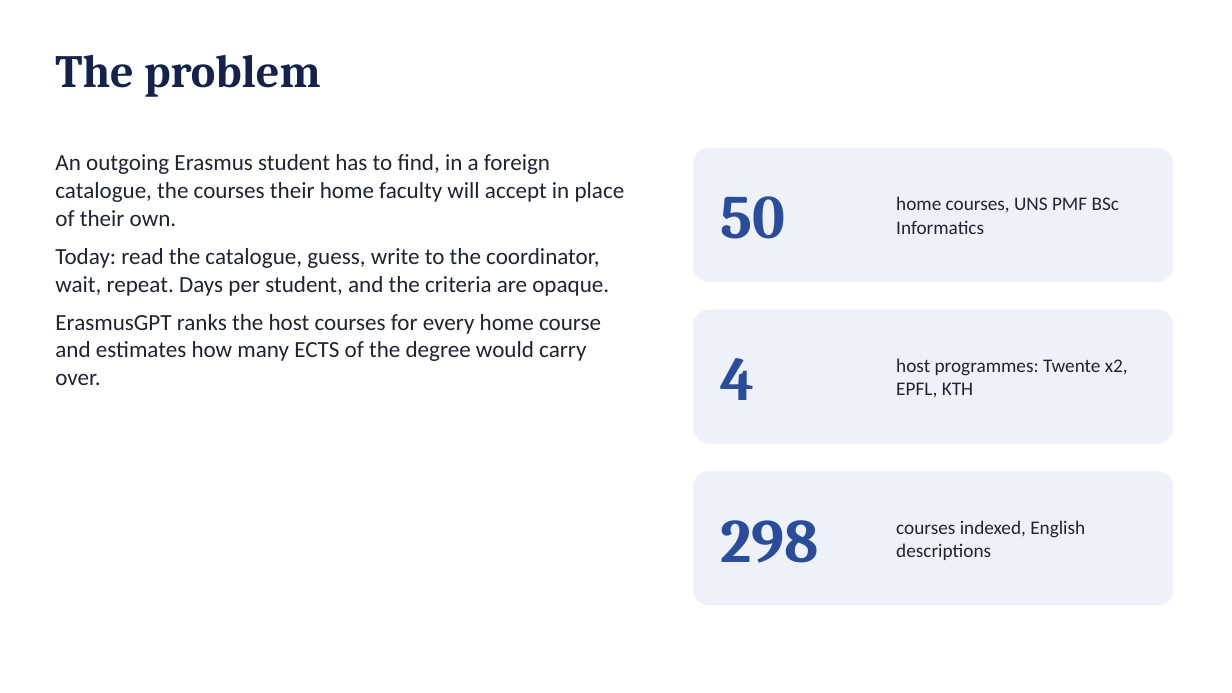
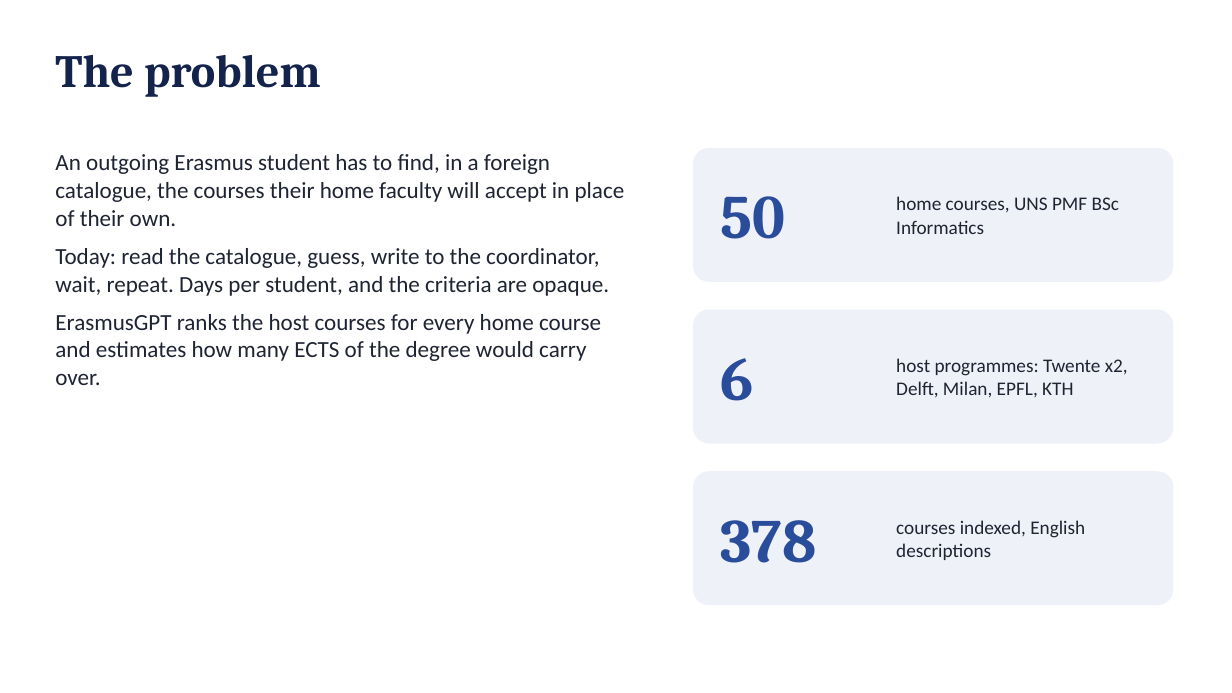
Before and after one commit to aleksandarhorvat/ErasmusGPT, a slide deck: slide 2 of docs/slides/erasmusgpt-defence.pptx. Drawn at 1232x693 pixels with LibreOffice and Linux fonts; fonts in the diff are those of the drawing. Boxes give left, top, right and bottom in pixels: in the first picture for what was removed or moved away, otherwise in the second. Text is boxed around its words. In the diff, an @@ line names an element or a change of style, - is before the commit and + after.

```diff
--- a/docs/slides/erasmusgpt-defence.pptx
+++ b/docs/slides/erasmusgpt-defence.pptx
@@ text at <box>721,358,754,401</box>: text changed @@
-4
+6
@@ text at <box>896,358,1128,398</box>: text changed @@
-host programmes: Twente x2, EPFL, KTH
+host programmes: Twente x2, Delft, Milan, EPFL, KTH
@@ text at <box>721,520,817,563</box>: text changed @@
-298
+378
```
Also in this commit, not shown: 8 other slides changed, 18 other files.
